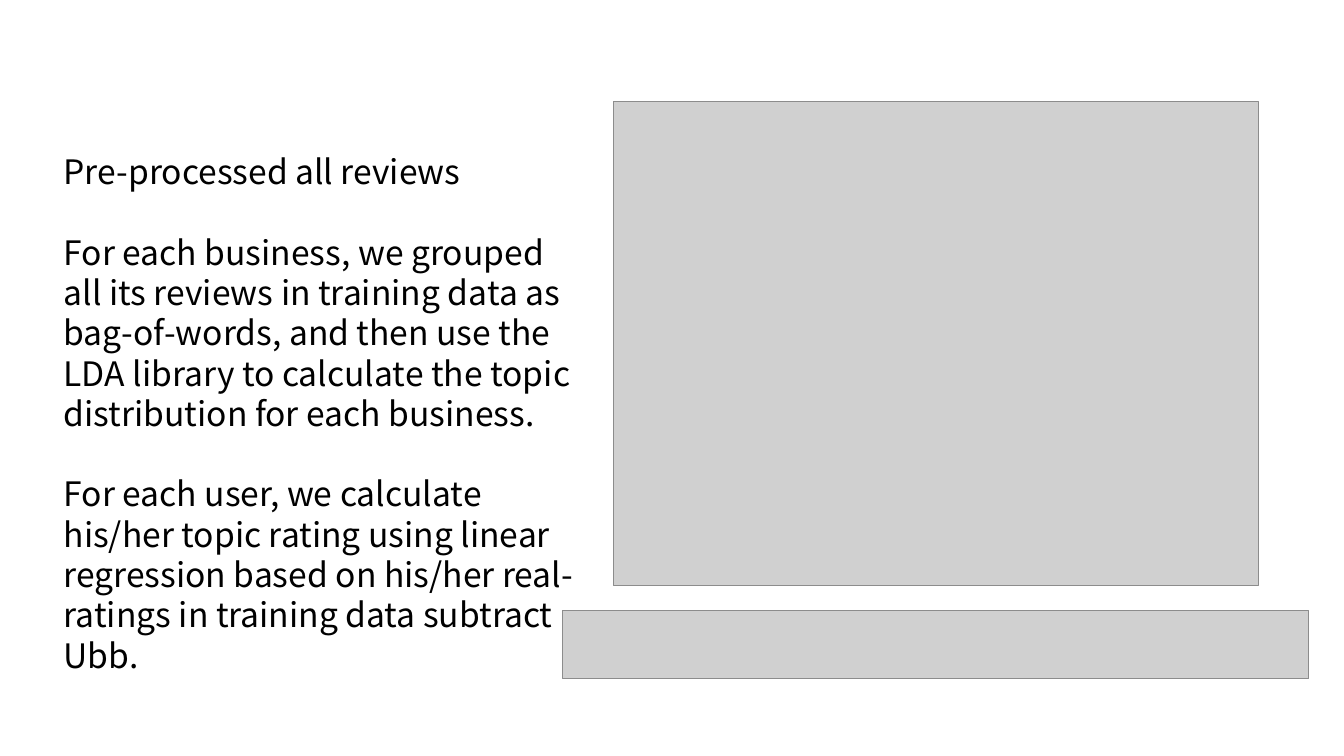
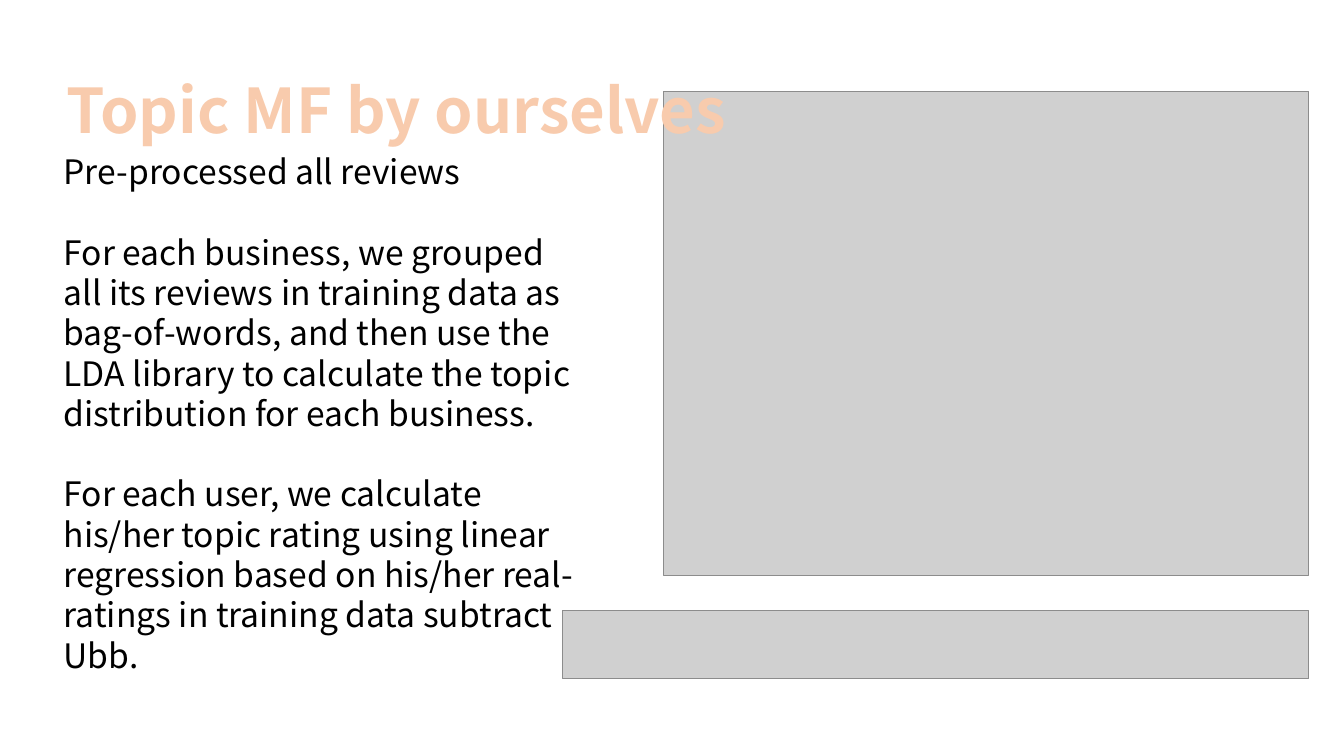
Before and after one commit to kritikakurani/YELP-RECOMMENDATION, a slide deck: slide 7 of final review.pptx (slide 9 before the commit). Drawn at 1344x756 pixels with LibreOffice and Linux fonts; fonts in the diff are those of the drawing; grey boxes stand for pictures; background and template pictures are left out. Boxes give left, top, right and bottom in pixels: in the first picture for what was removed or moved away, otherwise in the second. Text is boxed around its words. In the diff, an @@ line names an element or a change of style, - is before the commit and + after.

```diff
--- a/final review.pptx
+++ b/final review.pptx
@@ title added at (67,83,726,149), 44 pt, text #F8CBAD, bold @@
+Topic MF by ourselves
@@ picture: place and size @@
-picture at (613,102,1258,586)
+picture at (663,92,1309,576)
```
Also in this commit, not shown: 4 other slides changed, 1 slide added, 4 slides removed, 11 other files.
